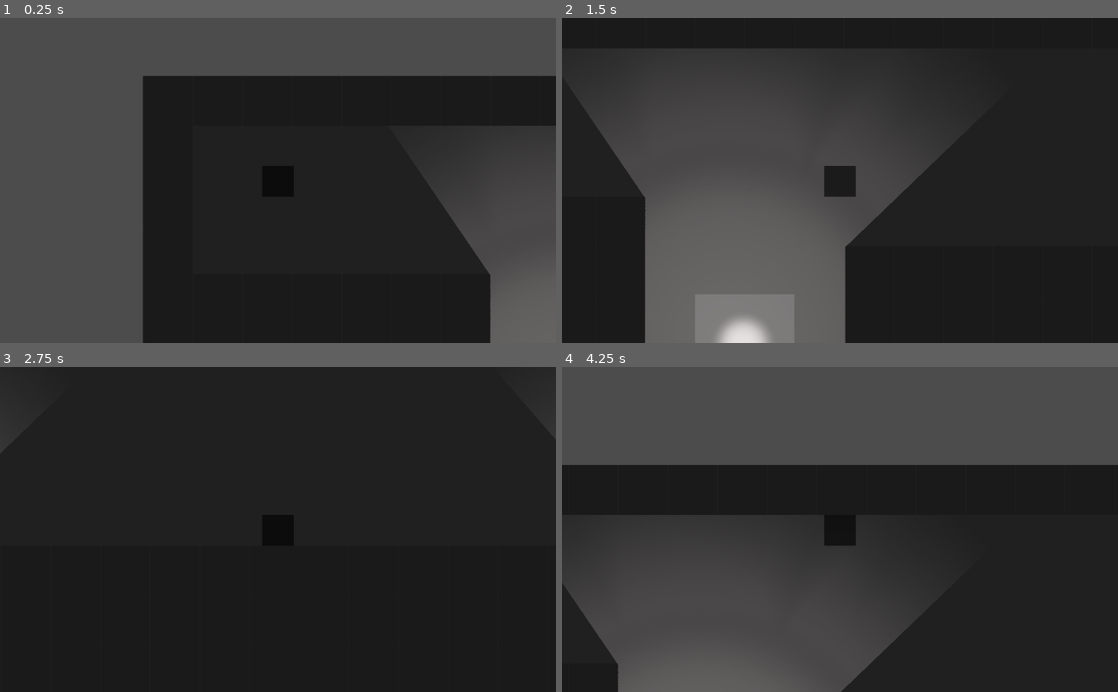
Above: before the commit, frames 1-4 (two rows, left to right).
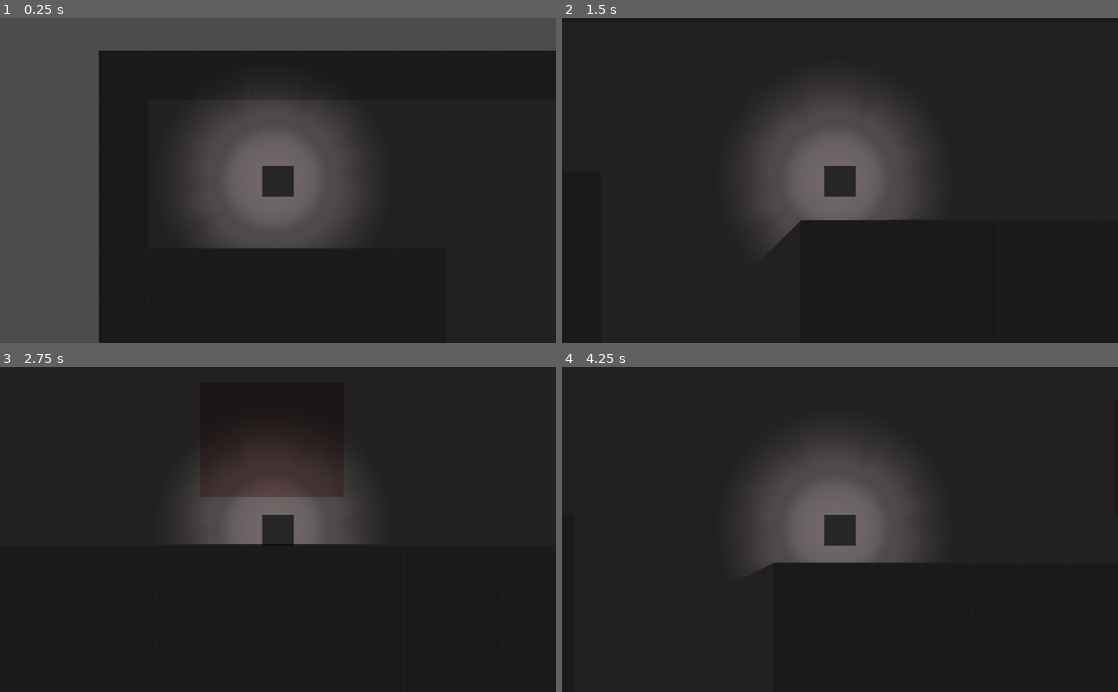
Above: after the commit, the same moments.

Repository: Seniordelpan/nuevo_juego
Game: Godot game, scene res://escenas/World.tscn
Same seed, same stepped clock (60 frames per second), same inputs: the game is played once before the commit and once after it. The project has no main scene, so this scene is started directly.
Inputs:
- Up to frame 1 (0.25 s): no input
- Up to frame 2 (1.5 s): tap Enter at 0.5 s; hold Right (ui_right) 0.53-1.28 s; hold Shift (mov_run) 0.53-1.28 s; hold Down (ui_down) from 1.28 s (still down); tap Shift (mov_run) at 1.35 s
- Up to frame 3 (2.75 s): tap Space at 2 s; release Down (ui_down) at 2.03 s; hold Right (ui_right) from 2.03 s (still down); hold Shift (mov_run) from 2.03 s (still down)
- Up to frame 4 (4.25 s): release Right (ui_right) at 2.78 s; release Shift (mov_run) at 2.78 s; hold Up (ui_up) 2.78-3.53 s; tap Shift (mov_run) at 2.85 s; hold Left (ui_left) from 3.53 s (still down); hold Shift (mov_run) from 3.53 s (still down)

The runs differ from the first frame. In frame 1, 35% of the frame differs, in the area x 17-100%, y 10-100%; in frame 2, 28%; in frame 3, 7.4%; in frame 4, 59%, in the area x 0-100%, y 0-100%.
Error after the commit: Invalid get index 'global_position' (on base: 'null instance'). (res://scripts/KinematicBody2D.gd:10)

Commit message:
Add files via upload

Diff:
--- a/Nuevo Proyecto de Juego/escenas/Player.tscn
+++ b/Nuevo Proyecto de Juego/escenas/Player.tscn
@@ -1,12 +1,17 @@
-[gd_scene load_steps=3 format=2]
+[gd_scene load_steps=4 format=2]
 
 [ext_resource path="res://scripts/Player.gd" type="Script" id=1]
+[ext_resource path="res://escenas/light.tscn" type="PackedScene" id=2]
 
 [sub_resource type="RectangleShape2D" id=1]
 extents = Vector2( 20, 20 )
 
 [node name="Player" type="KinematicBody2D"]
 script = ExtResource( 1 )
+
+[node name="light" parent="." instance=ExtResource( 2 )]
+position = Vector2( 20, 20 )
+scale = Vector2( 0.3125, 0.3125 )
 
 [node name="ColorRect" type="ColorRect" parent="."]
 margin_right = 40.0
--- a/Nuevo Proyecto de Juego/escenas/World.tscn
+++ b/Nuevo Proyecto de Juego/escenas/World.tscn
@@ -1,8 +1,8 @@
-[gd_scene load_steps=13 format=2]
+[gd_scene load_steps=11 format=2]
 
 [ext_resource path="res://escenas/Player.tscn" type="PackedScene" id=1]
 [ext_resource path="res://sprites/pared.png" type="Texture" id=2]
-[ext_resource path="res://escenas/light.tscn" type="PackedScene" id=3]
+[ext_resource path="res://escenas/enemigo.tscn" type="PackedScene" id=4]
 
 [sub_resource type="ConvexPolygonShape2D" id=1]
 points = PoolVector2Array( 160, 32, 0, 32, 0, 0, 160, 0 )
@@ -84,12 +84,6 @@
 [sub_resource type="OccluderPolygon2D" id=6]
 polygon = PoolVector2Array( 642, 257, 642, 2175, 1599, 2174, 1601, 1471, 1663, 1471, 1664, 1408, 1471, 1408, 1472, 1022, 1664, 1022, 1663, 961, 1599, 961, 1601, 255 )
 
-[sub_resource type="OccluderPolygon2D" id=7]
-polygon = PoolVector2Array( -65, -63, -65, 2494, 3454, 2496, 3456, -61 )
-
-[sub_resource type="OccluderPolygon2D" id=8]
-polygon = PoolVector2Array( 3393, 0, 0, 0, 0, 2432, 3393, 2432 )
-
 [sub_resource type="OccluderPolygon2D" id=9]
 polygon = PoolVector2Array( 2750, 2175, 2752, 256, 1860, 258, 1858, 958, 1794, 962, 1790, 1022, 1986, 1022, 1984, 1405, 1792, 1409, 1792, 1471, 1852, 1467, 1854, 2168 )
 
@@ -98,10 +92,14 @@
 [node name="ColorRect" type="ColorRect" parent="."]
 margin_right = 3392.0
 margin_bottom = 2432.0
-color = Color( 0.462745, 0.458824, 0.458824, 1 )
+color = Color( 0.498039, 0.470588, 0.470588, 1 )
+
+[node name="enemigo" parent="." instance=ExtResource( 4 )]
+position = Vector2( 1146, 107 )
+radio_detectar = 300
 
 [node name="Player" parent="." instance=ExtResource( 1 )]
-position = Vector2( 90, 52 )
+position = Vector2( 211, 147 )
 
 [node name="Camera2D" type="Camera2D" parent="Player"]
 position = Vector2( 20, 19 )
@@ -109,59 +107,26 @@
 zoom = Vector2( 0.7, 0.7 )
 
 [node name="TileMap" type="TileMap" parent="."]
+position = Vector2( 64, 62 )
 tile_set = SubResource( 3 )
 format = 1
 tile_data = PoolIntArray( -1, 2, 0, -65536, 2, 0, -65535, 2, 0, -65534, 2, 0, -65533, 2, 0, -65532, 2, 0, -65531, 2, 0, …(20647 unchanged characters)…
 
-[node name="Luces" type="Node2D" parent="."]
+[node name="sombras" type="Node2D" parent="TileMap"]
+position = Vector2( 0, -2 )
 
-[node name="light" parent="Luces" instance=ExtResource( 3 )]
-position = Vector2( 512, 382 )
-
-[node name="light2" parent="Luces" instance=ExtResource( 3 )]
-position = Vector2( 516, 1064 )
-
-[node name="light3" parent="Luces" instance=ExtResource( 3 )]
-position = Vector2( 517, 1876 )
-
-[node name="light4" parent="Luces" instance=ExtResource( 3 )]
-position = Vector2( 2888, 398 )
-
-[node name="light5" parent="Luces" instance=ExtResource( 3 )]
-position = Vector2( 2888, 1179 )
-
-[node name="light6" parent="Luces" instance=ExtResource( 3 )]
-position = Vector2( 2887, 1900 )
-
-[node name="light10" parent="Luces" instance=ExtResource( 3 )]
-position = Vector2( 1729, 403 )
-
-[node name="light11" parent="Luces" instance=ExtResource( 3 )]
-position = Vector2( 1731, 1199 )
-
-[node name="light12" parent="Luces" instance=ExtResource( 3 )]
-position = Vector2( 1732, 1966 )
-
-[node name="sombras" type="Node2D" parent="."]
-
-[node name="LightOccluder2D" type="LightOccluder2D" parent="sombras"]
+[node name="LightOccluder2D" type="LightOccluder2D" parent="TileMap/sombras"]
 occluder = SubResource( 5 )
 
-[node name="LightOccluder2D2" type="LightOccluder2D" parent="sombras"]
+[node name="LightOccluder2D2" type="LightOccluder2D" parent="TileMap/sombras"]
 occluder = SubResource( 6 )
 
-[node name="LightOccluder2D3" type="LightOccluder2D" parent="sombras"]
-occluder = SubResource( 7 )
-
-[node name="LightOccluder2D4" type="LightOccluder2D" parent="sombras"]
-occluder = SubResource( 8 )
-
-[node name="LightOccluder2D5" type="LightOccluder2D" parent="sombras"]
+[node name="LightOccluder2D5" type="LightOccluder2D" parent="TileMap/sombras"]
 position = Vector2( 3010, 0 )
 occluder = SubResource( 5 )
 
-[node name="LightOccluder2D6" type="LightOccluder2D" parent="sombras"]
+[node name="LightOccluder2D6" type="LightOccluder2D" parent="TileMap/sombras"]
 occluder = SubResource( 9 )
 
-[node name="LightOccluder2D7" type="LightOccluder2D" parent="sombras"]
+[node name="LightOccluder2D7" type="LightOccluder2D" parent="TileMap/sombras"]
 occluder = SubResource( 5 )
--- /dev/null
+++ b/Nuevo Proyecto de Juego/escenas/enemigo.tscn
@@ -0,0 +1,22 @@
+[gd_scene load_steps=3 format=2]
+
+[ext_resource path="res://scripts/KinematicBody2D.gd" type="Script" id=2]
+
+[sub_resource type="RectangleShape2D" id=1]
+extents = Vector2( 92.5, 74 )
+
+[node name="enemigo" type="KinematicBody2D"]
+script = ExtResource( 2 )
+
+[node name="ColorRect" type="ColorRect" parent="."]
+margin_right = 185.0
+margin_bottom = 148.0
+color = Color( 0.419608, 0.32549, 0.32549, 1 )
+
+[node name="CollisionShape2D" type="CollisionShape2D" parent="."]
+position = Vector2( 92.5, 74 )
+shape = SubResource( 1 )
+
+[node name="vision" type="Area2D" parent="."]
+
+[node name="CollisionShape2D" type="CollisionShape2D" parent="vision"]
--- /dev/null
+++ b/Nuevo Proyecto de Juego/scripts/KinematicBody2D.gd
@@ -0,0 +1,18 @@
+extends KinematicBody2D
+
+
+var velocidad = 150
+var distancia = 300
+var activo = false
+
+# Called when the node enters the scene tree for the first time.
+func _ready():
+	$Player.global_position
+
+
+func _physics_process(delta):
+	pass
+
+
+func _on_VisibilityNotifier2D_screen_entered():
+	activo = true
